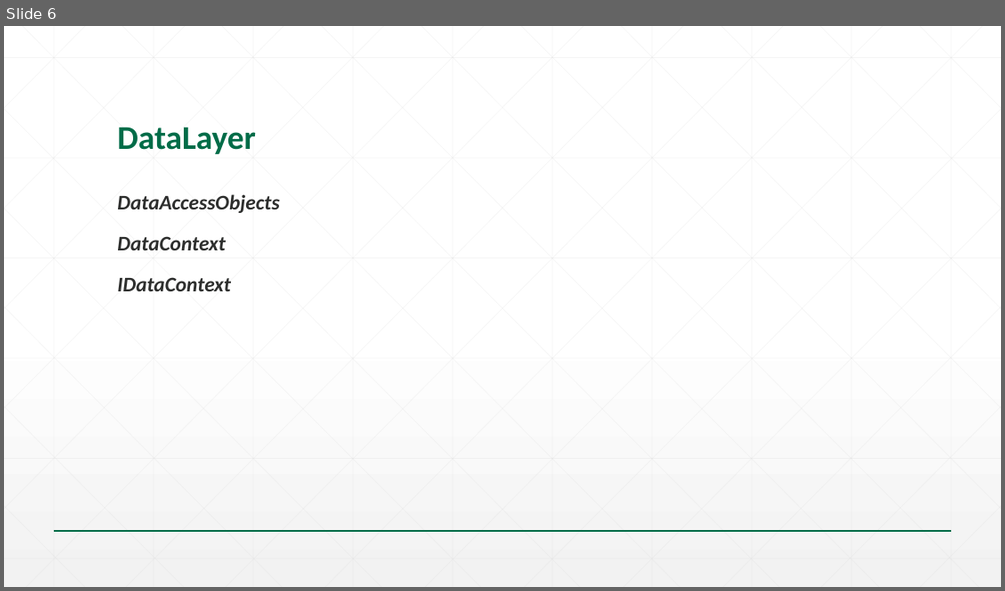
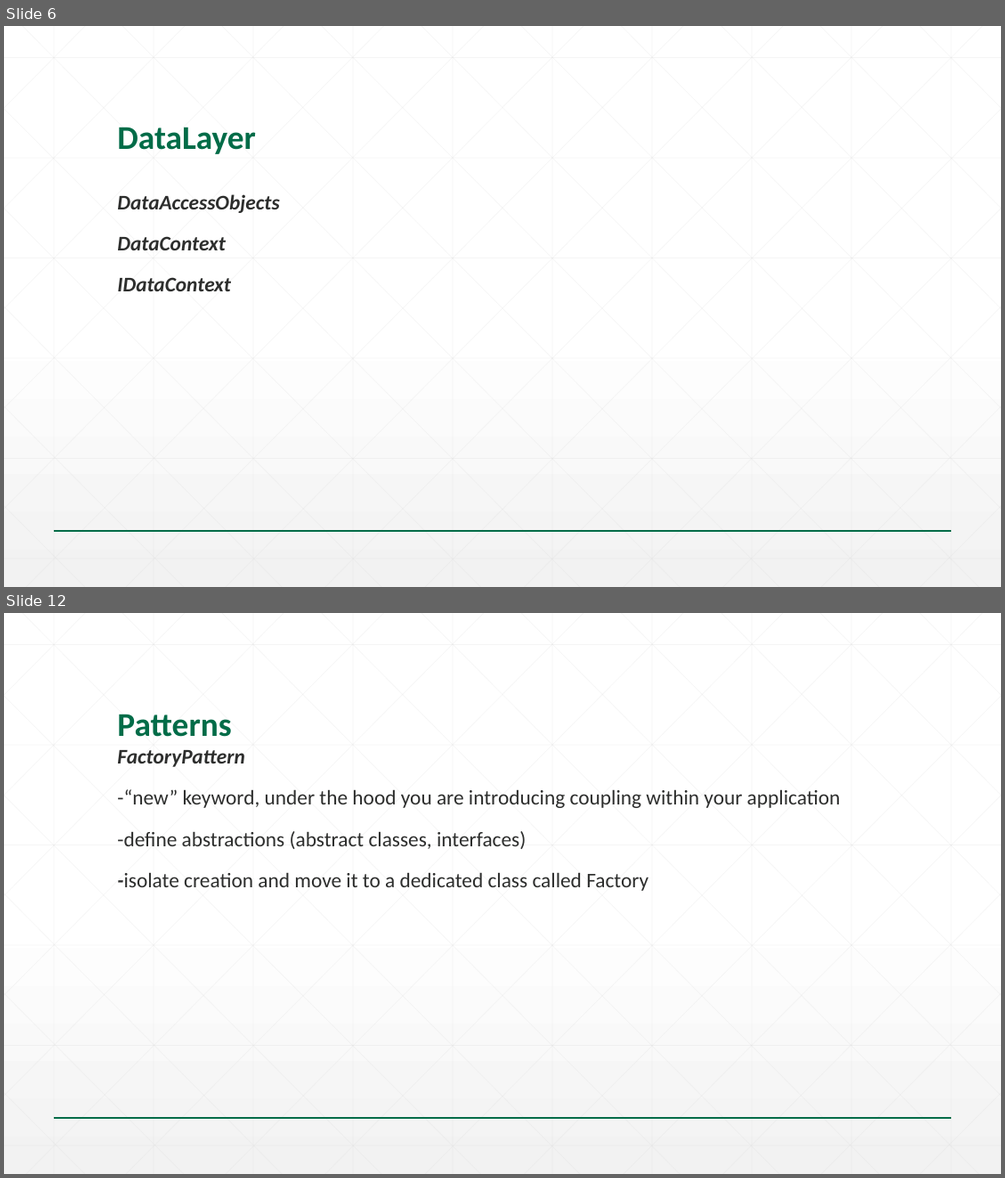
Before and after one commit to goce-kalamadevski/svs-talent-2015, a slide deck: 04-SPA/Slides/01.02-Seavus Talent Program_SPA.pptx. Shown one above the other, each under a label of ours: slide 6 before the commit, slides 6 and 12 after it; the slides between them are not shown. The pictures are 1005x591 and 1005x1178 pixels, drawn with LibreOffice and Linux fonts; fonts in the diff are those of the drawing; background and template pictures are left out. Boxes give left, top, right and bottom in pixels: in the first picture for what was removed or moved away, otherwise in the second. Text is boxed around its words. In the diff, an @@ line names an element or a change of style, - is before the commit and + after.

```diff
--- a/04-SPA/Slides/01.02-Seavus Talent Program_SPA.pptx
+++ b/04-SPA/Slides/01.02-Seavus Talent Program_SPA.pptx
@@ slide 12 added at bbox=[4, 613, 1001, 1174], background gradient #FFFFFF to #F2F2F2; not listed: 47 template elements that a slide beside it also shows @@
@@ title added at bbox=[117, 714, 231, 737], 32 pt, text #016C48, bold @@
+Patterns
@@ text added at bbox=[117, 750, 841, 891], 20 pt, text #2D2E2D @@
+FactoryPattern
+-“new” keyword, under the hood you are introducing coupling within your application
+-define abstractions (abstract classes, interfaces)
+-isolate creation and move it to a dedicated class called Factory
```
Also in this commit, not shown: 1 slide changed, 15 other slides added, 3 other files.
